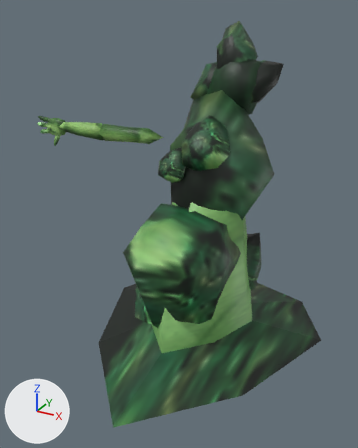
Renders of the FBX model Assets/Models/grandma.fbx from each side of a commit.
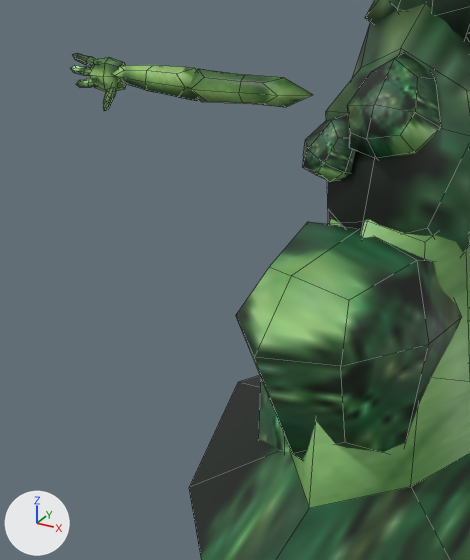
Each version is shown whole from a camera (50 mm lens) standing at (1.14, -1.89, 1.52) and looking at (0.1, 0.0, 0.57), then close up on the part from 0% to 69% of the width and 20% to 85% of the height. The axes (+X, +Y, +Z) are drawn at lower left. The lights are the same throughout. The close-ups show mesh edges as thin lines. Where no turn or scale is listed for an object, it has been applied to the vertices.

In view in the first close-up: 'arm', 'grandma'.
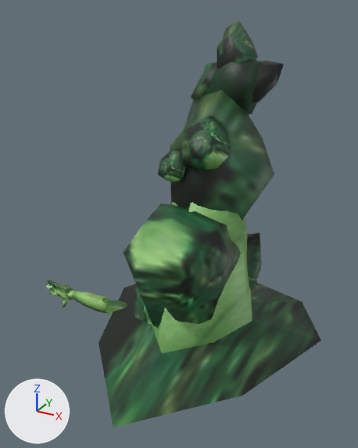
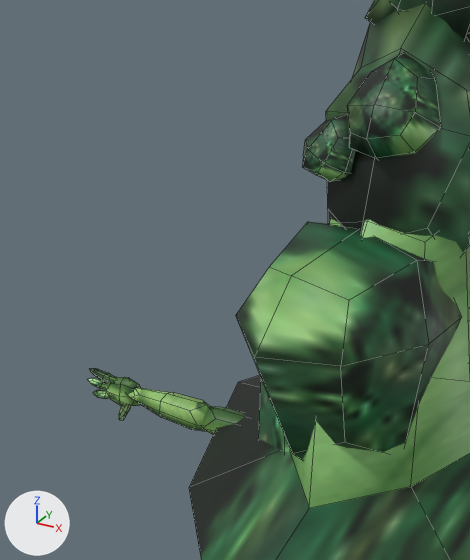
What the commit changed:
me_mesh_001 has 182 vertices, 168 faces and spans x -0.634..0.19, y -0.061..0.043, z -0.124..0.042.
me_mesh_001 is used by ob_arm; location (-0.293, 0.197, 0.918).
me_mesh_001 part 1: the whole mesh is moved by (-0.293, 0.197, 0.918).
Object 'arm' (ob_arm) moves from (-0.293, 0.197, 0.918) to (0.125, -0.205, -0.923).

Pixel boxes (x1, y1, x2, y2) of what changed, in the close-ups (470 x 560 px):
'arm', moved
    before: (71, 53, 312, 111)
    after: (88, 368, 245, 435)
